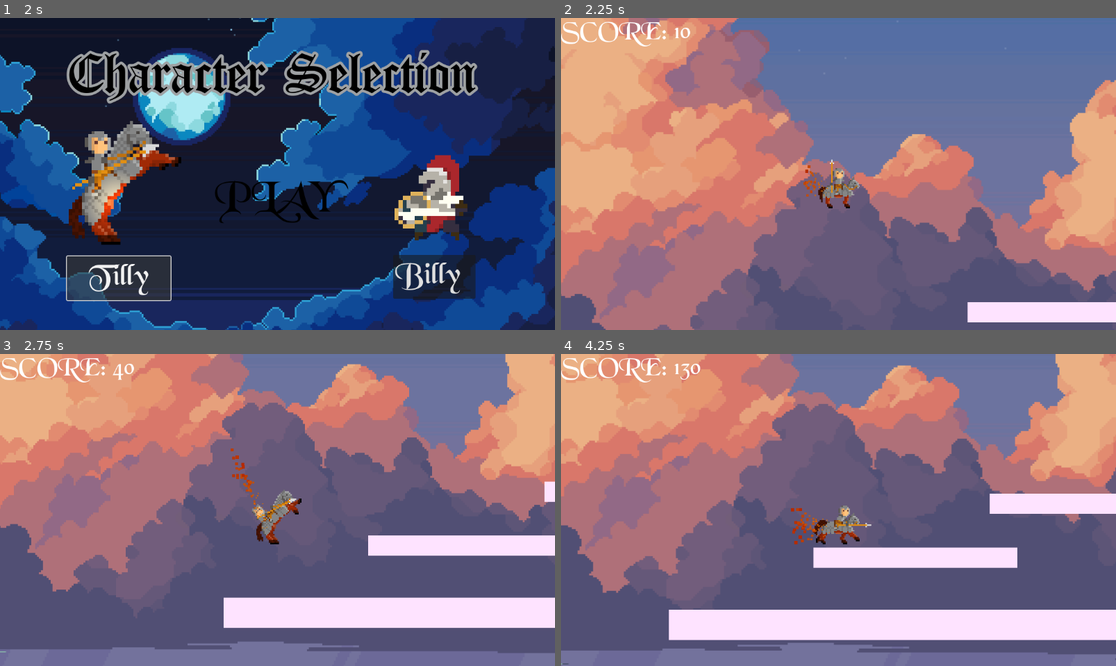
Above: before the commit, frames 1-4 (two rows, left to right).
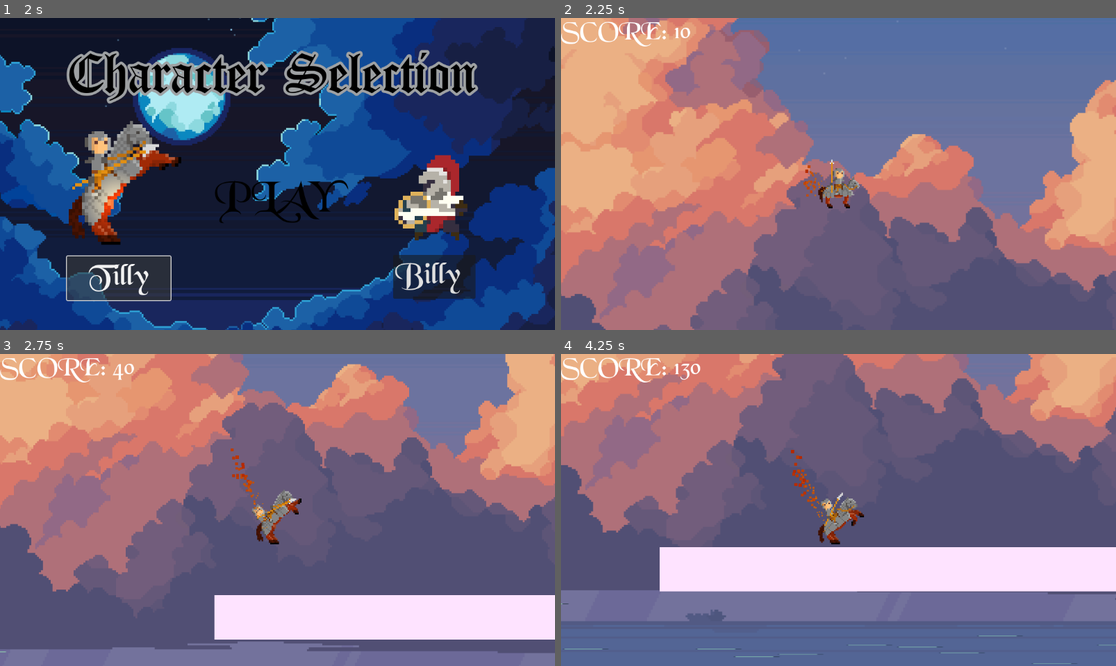
Above: after the commit, the same moments.

Repository: AugustanaCSC380January2024/final-game-frenchie
Game: Godot game, scene res://Scenes/start_screen.tscn
Two runs of this game, one before a commit and one after it. Both use one fixed random seed, a clock stepped at 60 frames per second and the inputs below.
Inputs:
- Up to frame 1 (2 s): click "START" at 0.5 s; click "Tilly" at 1.25 s
- Up to frame 2 (2.25 s): click "PLAY" at 2 s
- Up to frame 3 (2.75 s): no input
- Up to frame 4 (4.25 s): tap Enter (ui_accept) at 2.75 s; hold A (attack) 2.78-3.53 s; tap Space (jump) at 3.02, 3.77 s; tap R (rolling) at 3.6 s

Frame 1 is identical in both runs. In frame 2, 1.7% of the frame differs, in the area x 73-100%, y 91-98%; in frame 3, 5.4%; in frame 4, 72%, in the area x 0-100%, y 0-100%.

Commit message:
bug fixing 2

Diff:
--- a/Scenes/spawner.tscn
+++ b/Scenes/spawner.tscn
@@ -18,6 +18,5 @@
 
 [node name="Timer" type="Timer" parent="."]
 wait_time = 2.0
-autostart = true
 
 [connection signal="timeout" from="Timer" to="." method="_on_timer_timeout"]
--- a/Scenes/tilly.tscn
+++ b/Scenes/tilly.tscn
@@ -277,6 +277,7 @@
 [node name="Camera2D" type="Camera2D" parent="."]
 
 [node name="RayCast2D" type="RayCast2D" parent="."]
+position = Vector2(0, -1.68595)
 target_position = Vector2(-0.33719, 29.6727)
 
 [node name="HeadBox" type="Area2D" parent="."]
--- a/Scripts/bossfight.gd
+++ b/Scripts/bossfight.gd
@@ -4,6 +4,7 @@
 @onready var boss_progress_bar = $BossContainer/ProgressBar
 @onready var uilayer = $".."
 @onready var forfeitloser = $"../GameOver"
+@onready var selff = $"."
 
 @export var enemy: Resource = null
 
@@ -61,7 +62,6 @@
 	display_text("You dealth %d damage!" % Game.damage)
 	await get_tree().create_timer(2).timeout
 	$TextBox.hide()
-	enemy_turn()
 	if current_boss_health == 0:
 		display_text("MIKANOS is slained")
 		Music.play_sfx("bossdeath")
@@ -72,6 +72,7 @@
 		get_tree().paused = false
 		emit_signal("boss_chet")
 
+	enemy_turn()
 
 func enemy_turn():
 	await get_tree().create_timer(1).timeout
--- a/Scripts/game.gd
+++ b/Scripts/game.gd
@@ -1,8 +1,8 @@
 extends Node2D
 
 var character_play : String
-var current_health = 100
-var max_health = 100
+var current_health = 150
+var max_health = 150
 var damage = randi_range(30, 41)
 
 
--- a/Scripts/gameplay.gd
+++ b/Scripts/gameplay.gd
@@ -12,7 +12,9 @@
 var bossscene = preload("res://Scenes/boss_1.tscn")
 var boss_ins = bossscene.instantiate()
 var bossfightscene = preload("res://Scenes/bossfight.tscn")
-var random_value = randi() % 5 * 5 + 190
+#var random_value = randi() % 5 * 5 + 190
+var random_value = 170
+var isBossAlive
 
 
 
@@ -21,7 +23,6 @@
 	preload("res://Scenes/shape_2.tscn"),
 	preload("res://Scenes/shape_3.tscn"),
 	preload("res://Scenes/shape_4.tscn"),
-	preload("res://Scenes/shape_5.tscn"),
 	preload("res://Scenes/shape6.tscn"),
 	preload("res://Scenes/shape_7.tscn")
 	]
@@ -29,6 +30,7 @@
 var highscore
 
 func _ready():
+	isBossAlive = true
 	print(random_value)
 	$UILayer/Bossfight.boss_chet.connect(boss_die)
 	$UILayer/Bossfight.bochay.connect(bo_chay)
@@ -77,9 +79,10 @@
 
 func spawn_boss(x, y):
 	#var boss_ins = bossscene.instantiate()
-	boss_ins.get_node("BossFire").boss_showup.connect(_boss_encounter)
-	boss_ins.position = Vector2(x, y - 800)
-	$Areas.add_child(boss_ins)
+	if isBossAlive:
+		boss_ins.get_node("BossFire").boss_showup.connect(_boss_encounter)
+		boss_ins.position = Vector2(x, y - 800)
+		$Areas.add_child(boss_ins)
 
 
 
@@ -132,11 +135,13 @@
 	ui.show_boss_scene(true)
 
 func boss_die():
+	isBossAlive = false
 	score = score + 5000
 	boss_ins.get_node("BossFire").queue_free()
 	boss_ins.get_node("BossFire").boss_showup.disconnect(_boss_encounter)
 
 func bo_chay():
+	isBossAlive = false
 	boss_ins.get_node("BossFire").boss_showup.disconnect(_boss_encounter)
 	score = score / 2
 	boss_ins.get_node("BossFire").queue_free()
